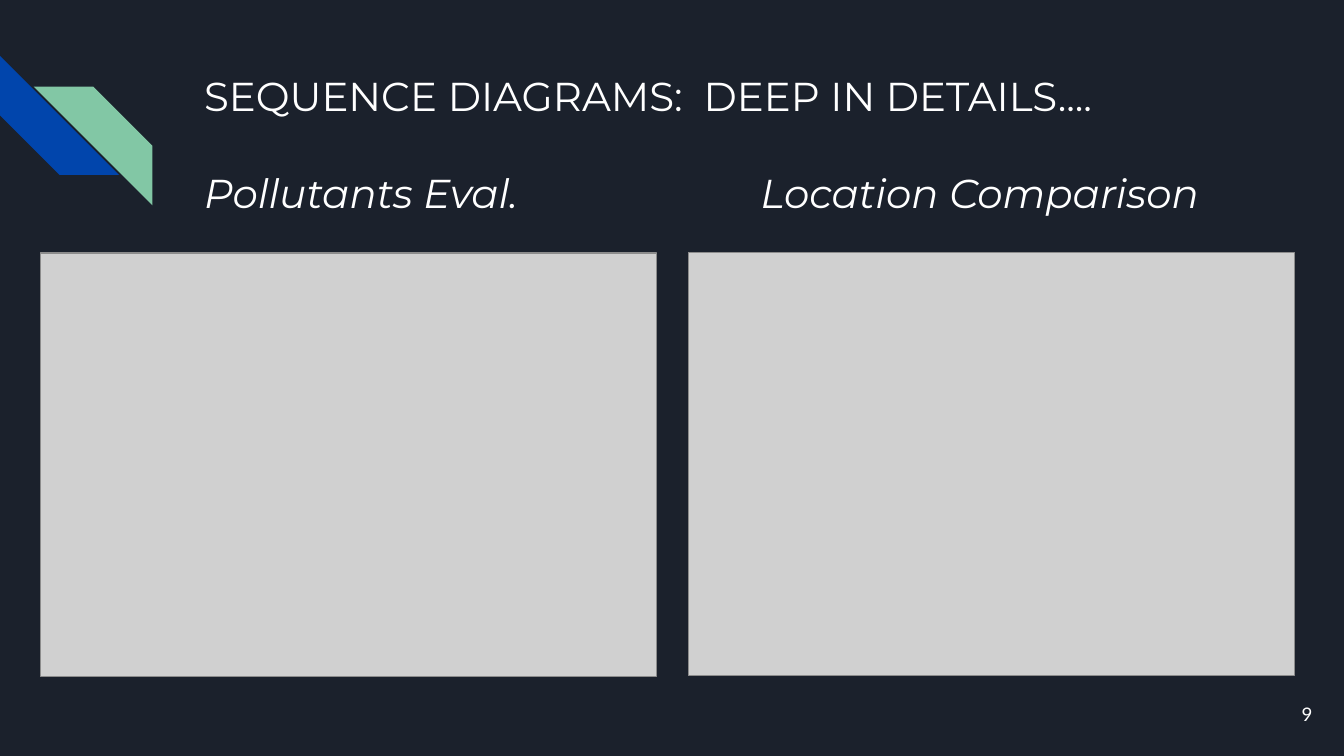
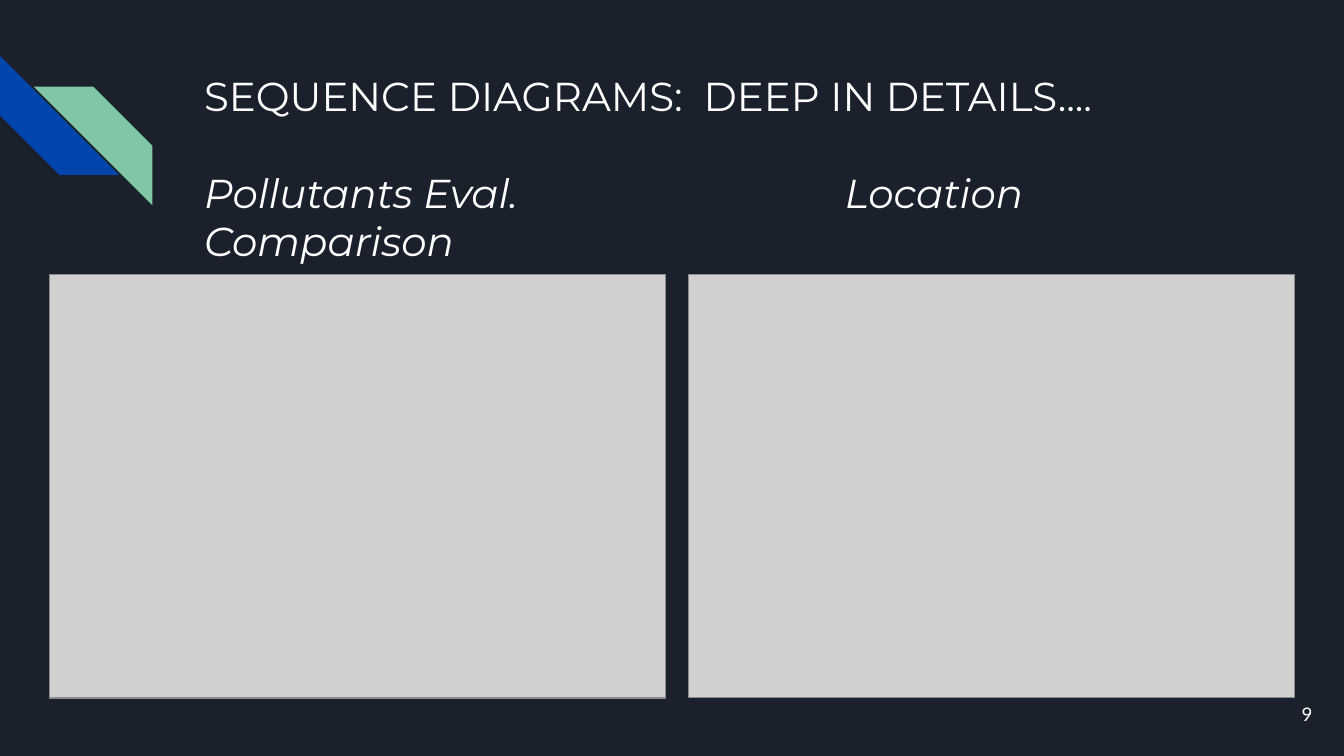
Before and after one commit to GianC0/IST-SOE, a slide deck: slide 9 of presentation.pptx. Drawn at 1344x756 pixels with LibreOffice and Linux fonts; fonts in the diff are those of the drawing; grey boxes stand for pictures. Boxes give left, top, right and bottom in pixels: in the first picture for what was removed or moved away, otherwise in the second. Text is boxed around its words. In the diff, an @@ line names an element or a change of style, - is before the commit and + after.

```diff
--- a/presentation.pptx
+++ b/presentation.pptx
@@ title "SEQUENCE DIAGRAMS: DEEP IN DETAILS.... ..." rewrapped from bbox=[204, 82, 1199, 216] to bbox=[204, 82, 1092, 209] @@
@@ picture: place and size @@
-picture at bbox=[40, 253, 656, 676]
+picture at bbox=[50, 274, 665, 698]
@@ picture: place and size @@
-picture at bbox=[688, 253, 1294, 676]
+picture at bbox=[688, 274, 1294, 698]
```
Also in this commit, not shown: 2 other files.
